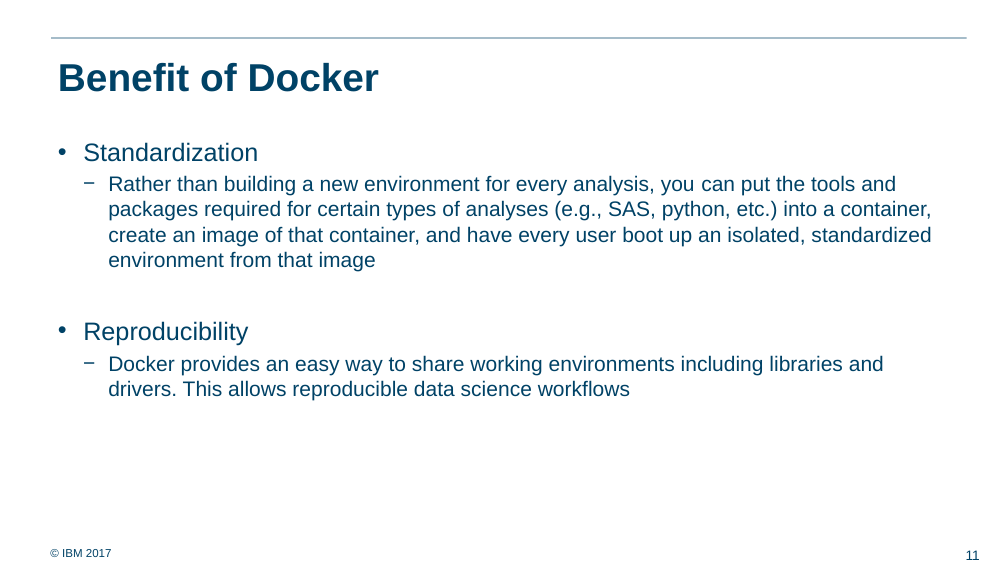
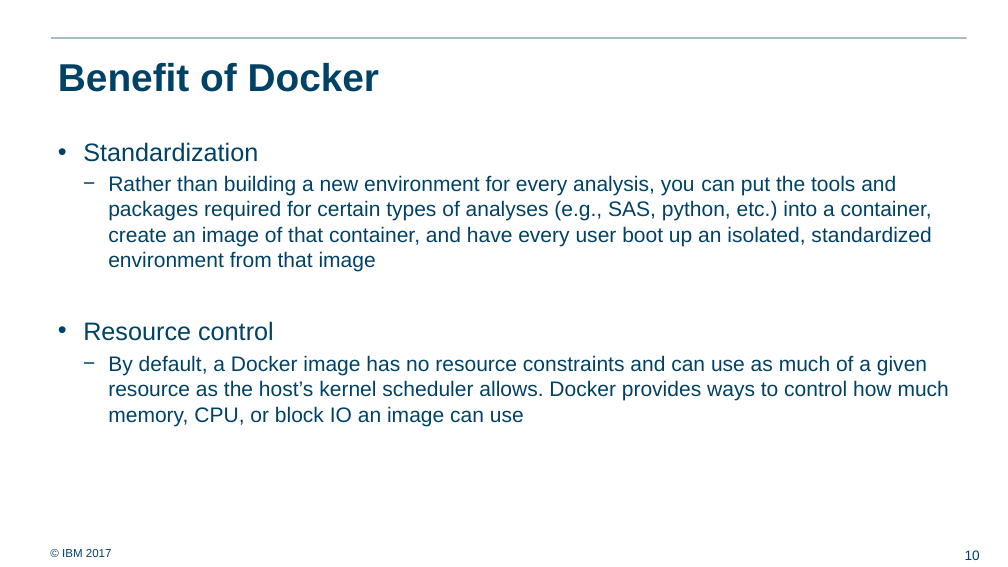
Before and after one commit to ralf0615/Analytics_project_backlog, a slide deck: slide 10 of Analytics_server_setup_v3.pptx (slide 11 before the commit). Drawn at 1008x567 pixels with LibreOffice and Linux fonts; fonts in the diff are those of the drawing; background and template pictures are left out. Boxes give left, top, right and bottom in pixels: in the first picture for what was removed or moved away, otherwise in the second. Text is boxed around its words. In the diff, an @@ line names an element or a change of style, - is before the commit and + after.

```diff
--- a/Analytics_server_setup_v3.pptx
+++ b/Analytics_server_setup_v3.pptx
@@ text at [83,321,949,426]: text changed @@
-• Reproducibility
-  − Docker provides an easy way to share working environments including libraries and drivers. This allows reproducible data science workflows
+• Resource control
+  − By default, a Docker image has no resource constraints and can use as much of a given resource as the host’s kernel scheduler allows. Docker provides ways to control how much memory, CPU, or block IO an image can use
@@ page number at [965,550,980,560]: text changed @@
-11
+10
```
Also in this commit, not shown: 10 other slides changed, 5 other files.
